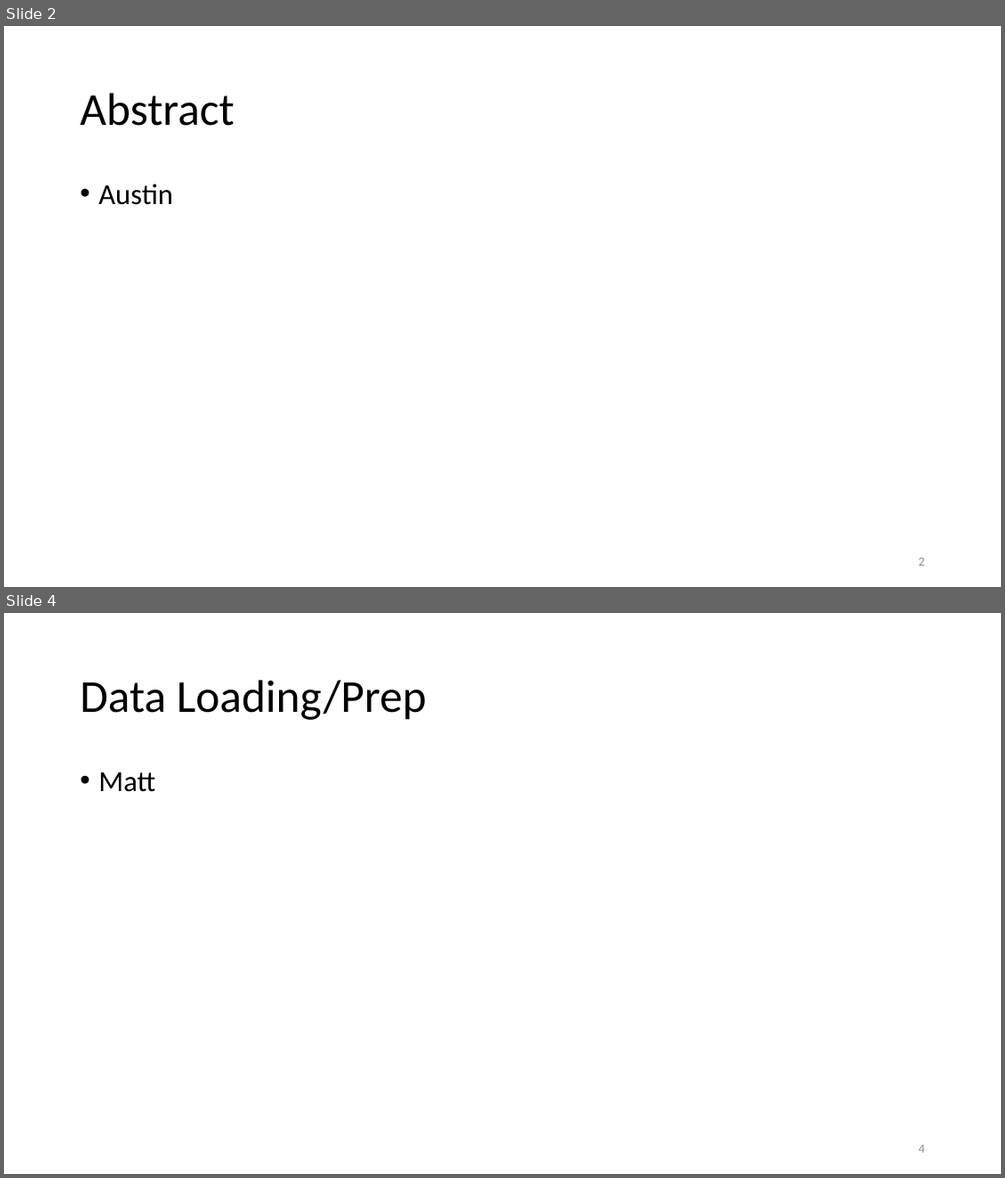
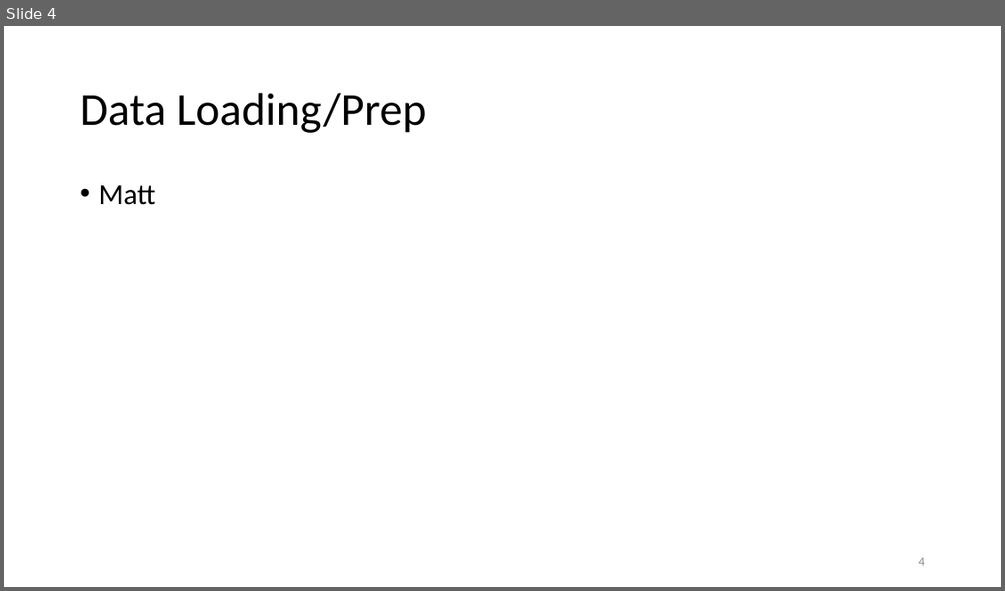
Before and after one commit to elkinst65/QTW_08, a slide deck: infographic.pptx. Shown one above the other, each under a label of ours: slides 2 and 4 before the commit, slide 4 after it; the slides between them are not shown. The pictures are 1005x1178 and 1005x591 pixels, drawn with LibreOffice and Linux fonts; fonts in the diff are those of the drawing. Boxes give left, top, right and bottom in pixels: in the first picture for what was removed or moved away, otherwise in the second. Text is boxed around its words. In the diff, an @@ line names an element or a change of style, - is before the commit and + after.

Commit message:
Added title page, abstract and started on background.
More to come

```diff
--- a/infographic.pptx
+++ b/infographic.pptx
@@ slide 2 removed at box(4, 26, 1001, 587), background #FFFFFF @@
@@ title removed at box(80, 93, 234, 126) @@
-Abstract
@@ text removed at box(98, 184, 173, 205) @@
-• Austin
@@ page number removed at box(918, 557, 924, 565) @@
-2
```
Also in this commit, not shown: 1 slide changed, 2 slides added, 1 other slide removed.
